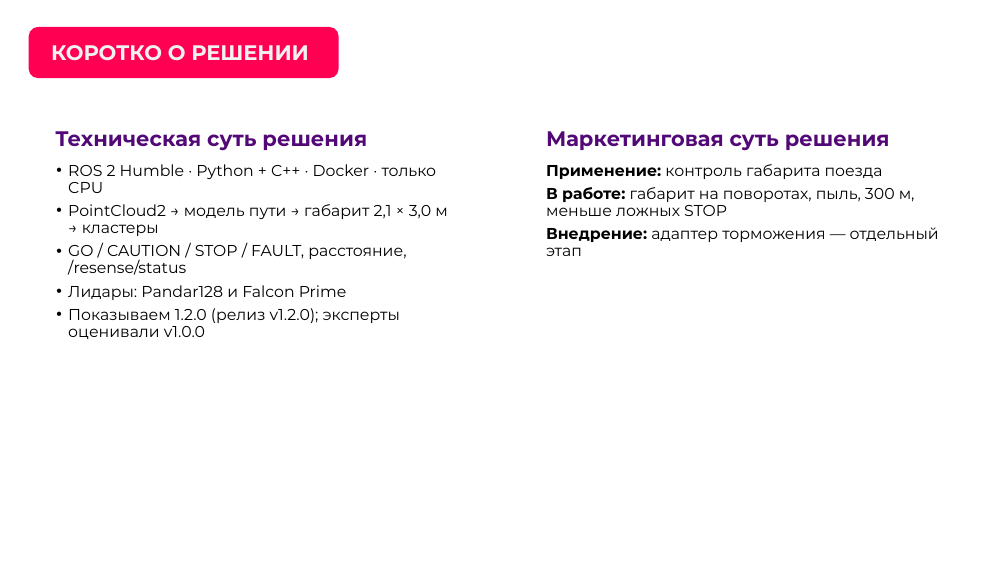
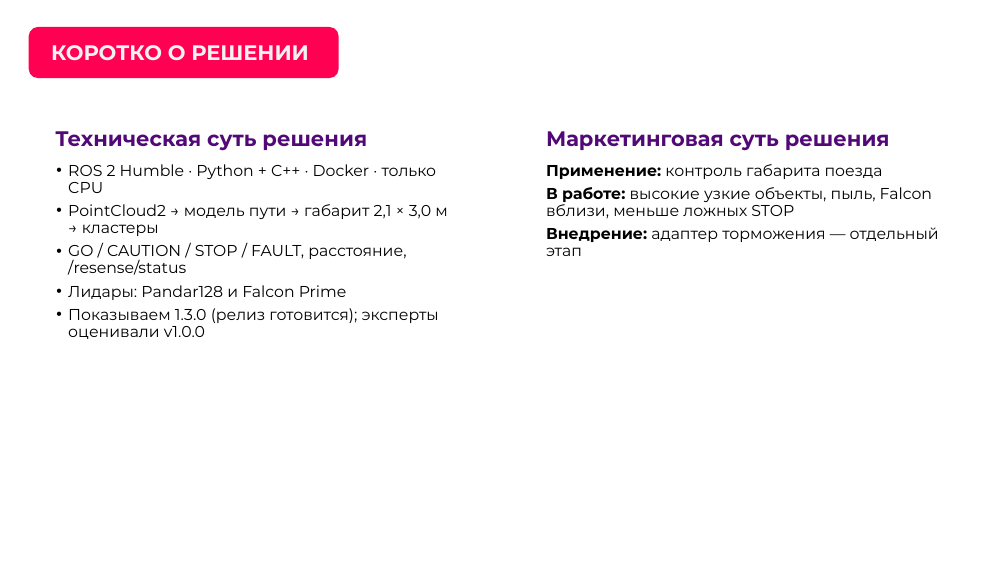
Before and after one commit to pmixay/ReSense, a slide deck: slide 5 of docs/presentation/ReSense_LCT2026.pptx. Drawn at 1008x567 pixels with LibreOffice and Linux fonts; fonts in the diff are those of the drawing; background and template pictures are left out. Boxes give left, top, right and bottom in pixels: in the first picture for what was removed or moved away, otherwise in the second. Text is boxed around its words. In the diff, an @@ line names an element or a change of style, - is before the commit and + after.

```diff
--- a/docs/presentation/ReSense_LCT2026.pptx
+++ b/docs/presentation/ReSense_LCT2026.pptx
@@ text at (546, 187, 932, 218): text changed @@
-В работе: габарит на поворотах, пыль, 300 м, меньше ложных STOP
+В работе: высокие узкие объекты, пыль, Falcon вблизи, меньше ложных STOP
@@ text at (68, 308, 439, 339): text changed @@
-• Показываем 1.2.0 (релиз v1.2.0); эксперты оценивали v1.0.0
+• Показываем 1.3.0 (релиз готовится); эксперты оценивали v1.0.0
```
Also in this commit, not shown: 8 other slides changed, 6 other files.
